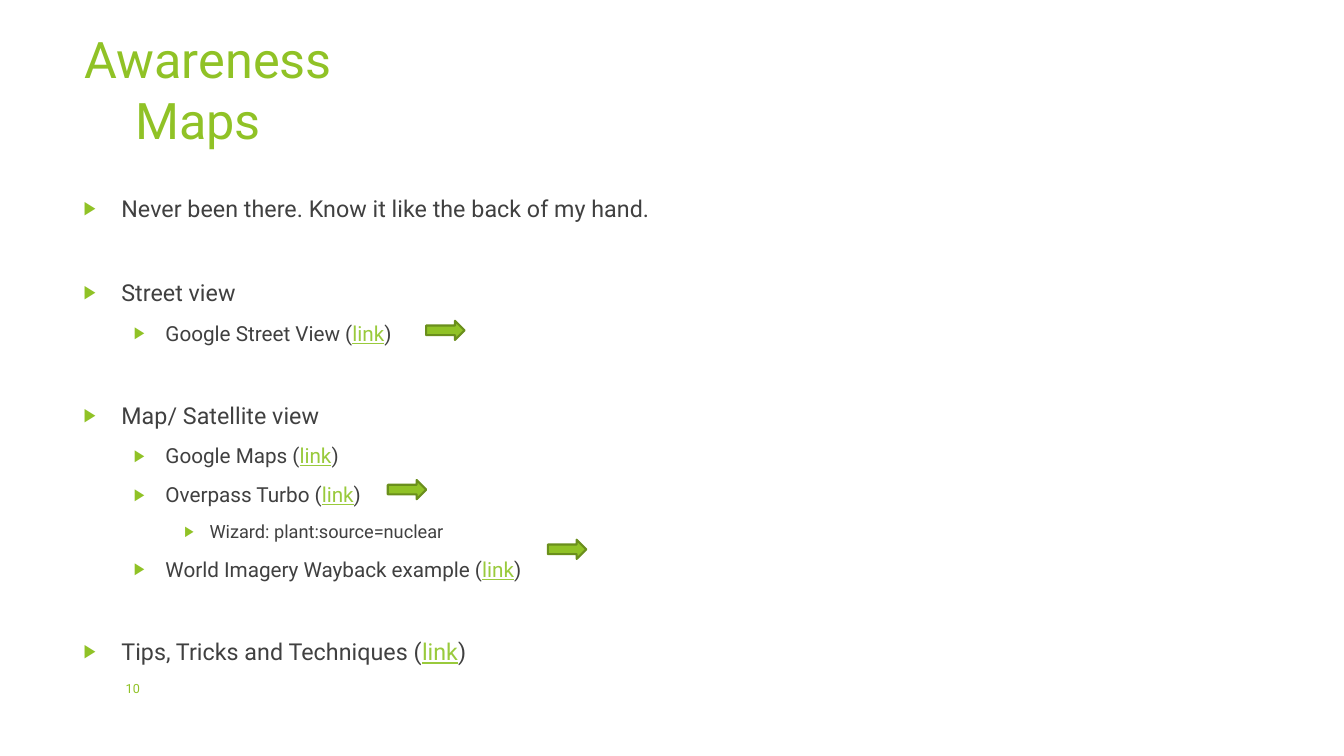
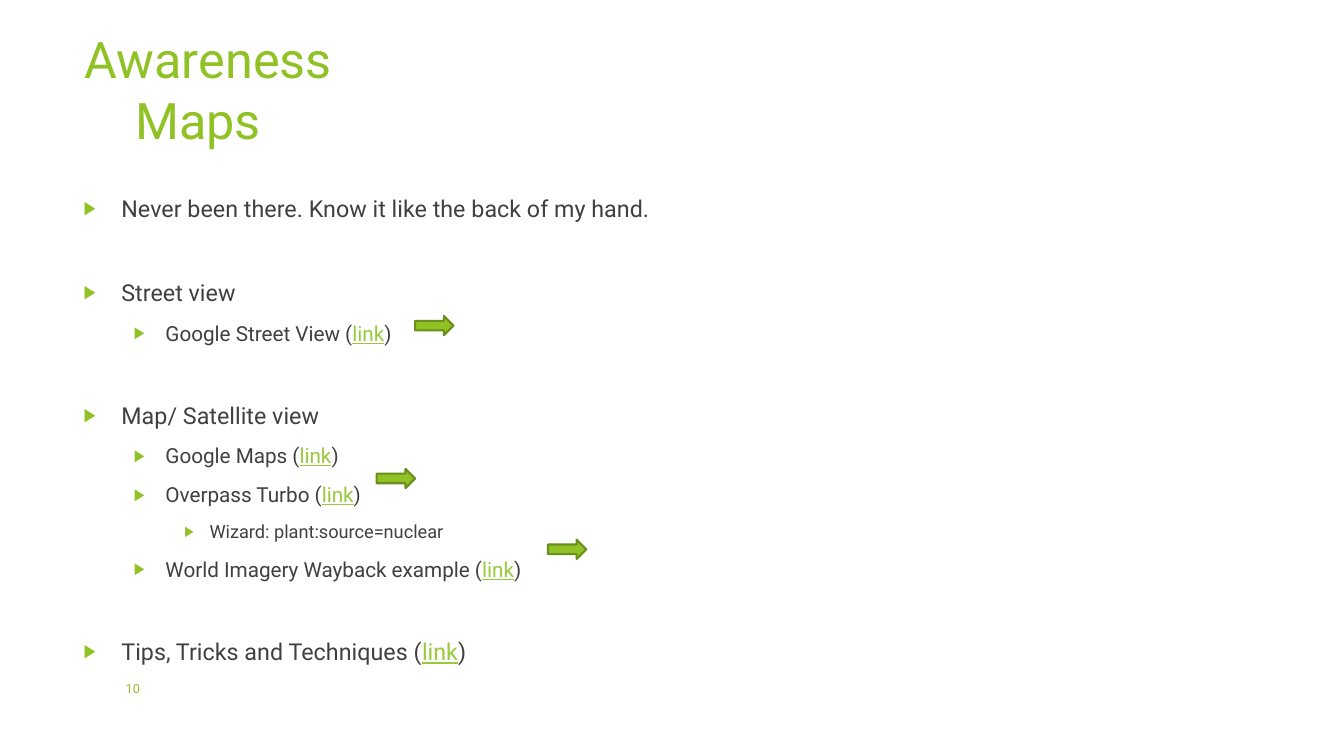
Before and after one commit to pedroaovieira/osint, a slide deck: slide 10 of presentation/OID2024/OSINT - Beware your data is out there.pptx. Drawn at 1344x756 pixels with LibreOffice and Linux fonts; fonts in the diff are those of the drawing; background and template pictures are left out. Boxes give left, top, right and bottom in pixels: in the first picture for what was removed or moved away, otherwise in the second. Text is boxed around its words. In the diff, an @@ line names an element or a change of style, - is before the commit and + after.

```diff
--- a/presentation/OID2024/OSINT - Beware your data is out there.pptx
+++ b/presentation/OID2024/OSINT - Beware your data is out there.pptx
@@ right arrow: place and size @@
-right arrow at (426,321,465,340)
+right arrow at (415,317,454,336)
@@ right arrow: place and size @@
-right arrow at (388,480,426,499)
+right arrow at (377,469,415,488)
```
Also in this commit, not shown: 2 other slides changed, 2 other files.
